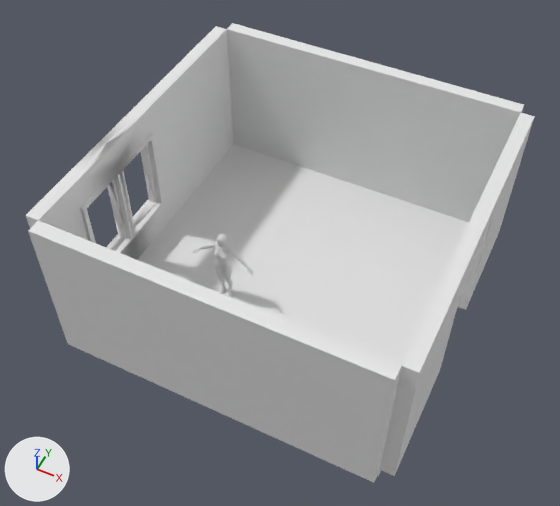
An edit to the FBX model Scenes/therapistOffice.fbx, drawn before and after from the same camera.
Both versions are drawn from a 50 mm camera at (5.13, -7.86, 11.67) aimed at (0.9, 0.6, 1.09). The axes (+X, +Y, +Z) are drawn at lower left. The lights are the same throughout. Where no turn or scale is listed for an object, it has been applied to the vertices. Vertices at the same position are counted once.

The first picture shows 'Body_M_GeoRndr', 'Square_proxy.003', 'Square_proxy.006', 'Square_proxy.011', 'Square_proxy.012', 'Square_proxy.015', 'Square_proxy.016', 'Square_proxy.017', 'Square_proxy.018', 'WallWithDoor_proxy.001', 'WallWithWindowDetailed_proxy.001', 'Wall_proxy.001', 'Wall_proxy.002'.
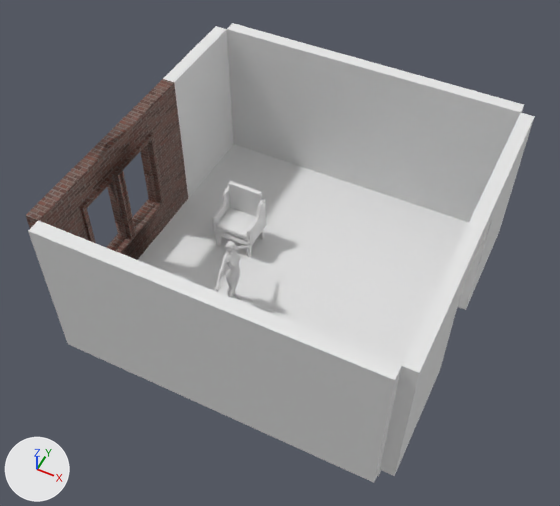
Pixel boxes [x1, y1, x2, y2] of what changed, in the pictures (560 x 506 px):
'WallWithWindowDetailed_proxy.001', recoloured, surface changed (grey to brown)
    both: [26, 79, 188, 260]
'Chair', added
    after: [212, 181, 266, 257]
'Body_M_GeoRndr', moved, turned
    before: [192, 234, 254, 297]
    after: [215, 241, 251, 300]

What changed in the scene script:
```text
Add img_texturescom_genericbricks_1024_albedo_tiff:
    img_texturescom_genericbricks_1024_albedo_tiff = load_image('TexturesCom_GenericBricks_1024_albedo.tiff', '../Textures/TexturesCom_GenericBricks_1024_albedo.tiff', 1024, 1024, 'sRGB')
Add mat_material_003:
    mat_material_003 = principled_material('Material.003')
    mat_material_003.texture = img_texturescom_genericbricks_1024_albedo_tiff
    mat_material_003.roughness = 0.69
Change me_wallwithwindowdetailed_001:
    where me_wallwithwindowdetailed_001.from_pydata(...)  # 234 vertices, 268 faces; spans x 0.0..0.31, y -2.0..2.0, z -1.5..1.5
    used by ob_wallwithwindowdetailed_proxy_001; location = (-2.25, 0.0, 1.5)
    me_wallwithwindowdetailed_001 part 1: texture (UV) coordinates changed
    add me_wallwithwindowdetailed_001.materials.append(mat_material_003)  # picture img_texturescom_genericbricks_1024_albedo_tiff
Add me_chair:
    me_chair.from_pydata(...)  # 1391 vertices, 1350 faces; spans x -0.42..0.42, y -0.336..0.336, z -0.42..0.846
Change ob_body_m_georndr:
    ob_body_m_georndr.location: (0.0, 0.0, 0.0) -> (0.3, 0.0, 0.0)
    ob_body_m_georndr.rotation_euler: (0.0, 0.0, 0.0) -> (0.0, 0.0, 1.571)  # degrees (0, 0, 0) -> degrees (0, 0, 90)
Add ob_chair:
    ob_chair = bpy.data.objects.new('Chair', me_chair)
    ob_chair.location = (-0.4, 1.4, 0.42)
```
